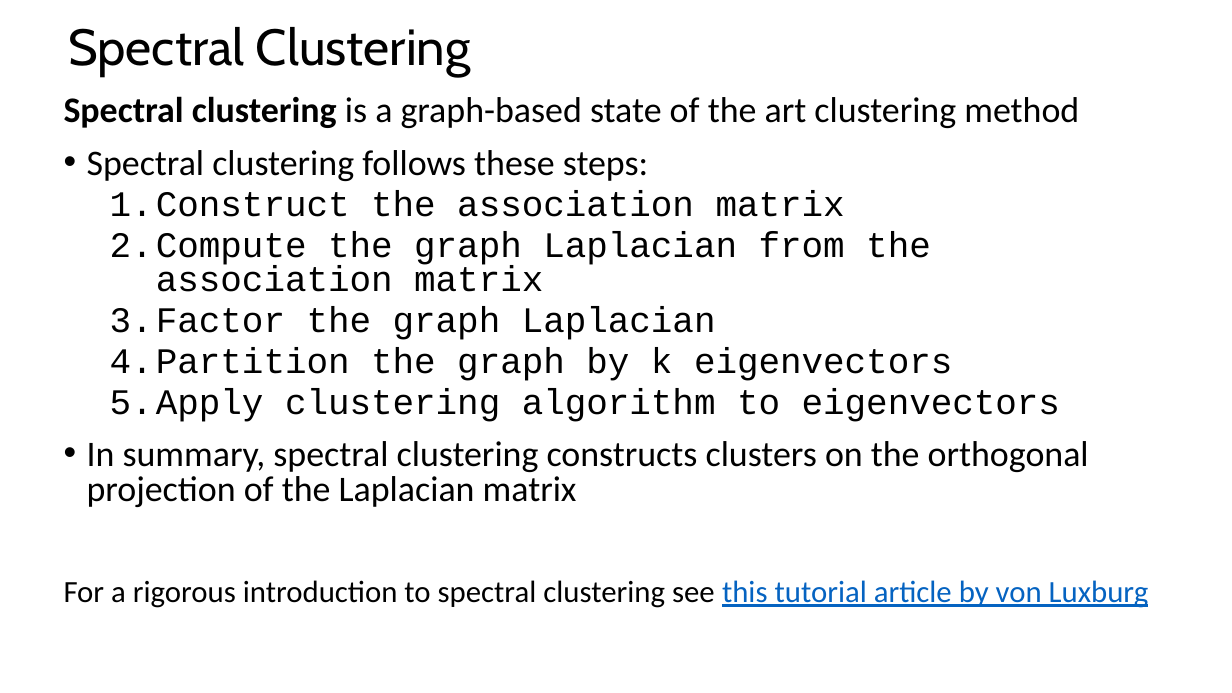
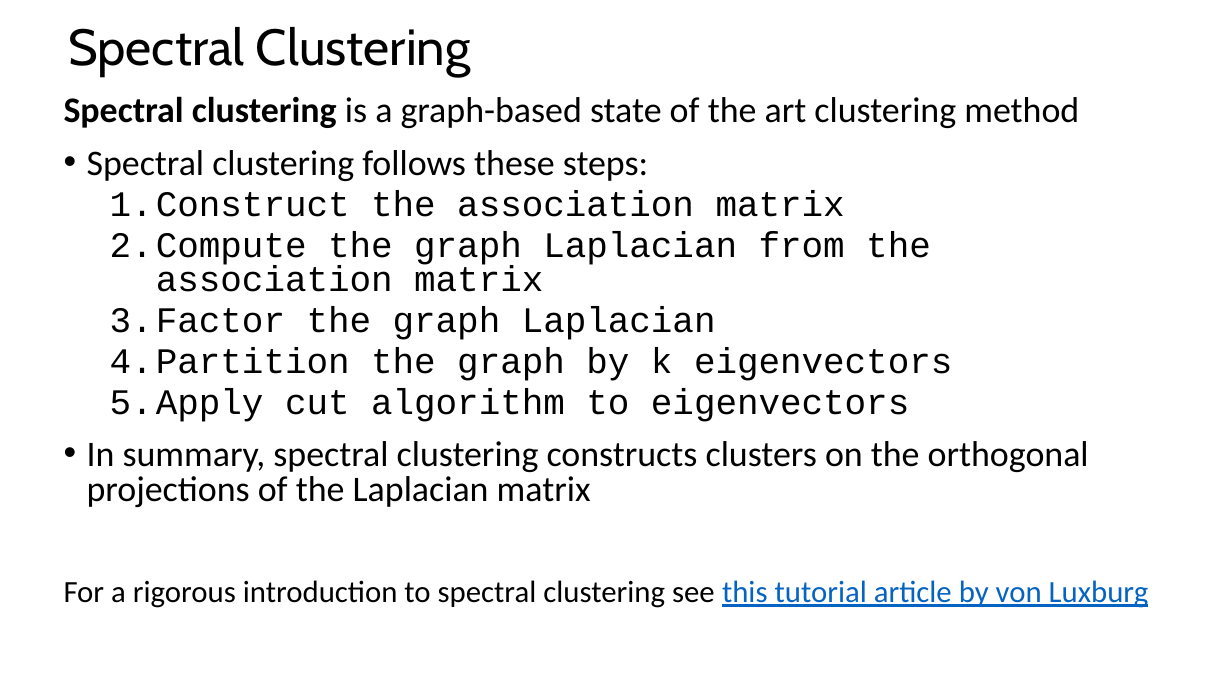
Before and after one commit to StephenElston/CSCI-E-108, a slide deck: slide 46 of slides/10_IntroductionToClustering_Part2.pptx (slide 45 before the commit). Drawn at 1232x693 pixels with LibreOffice and Linux fonts; fonts in the diff are those of the drawing. Boxes give left, top, right and bottom in pixels: in the first picture for what was removed or moved away, otherwise in the second. Text is boxed around its words. In the diff, an @@ line names an element or a change of style, - is before the commit and + after.

```diff
--- a/slides/10_IntroductionToClustering_Part2.pptx
+++ b/slides/10_IntroductionToClustering_Part2.pptx
@@ text at bbox=[87, 389, 1089, 507]: text changed @@
-  5. Apply clustering algorithm to eigenvectors
-• In summary, spectral clustering constructs clusters on the orthogonal projection of the Laplacian matrix
+  5. Apply cut algorithm to eigenvectors
+• In summary, spectral clustering constructs clusters on the orthogonal projections of the Laplacian matrix
```
Also in this commit, not shown: 3 other slides changed, 2 slides added, 1 slide removed.
